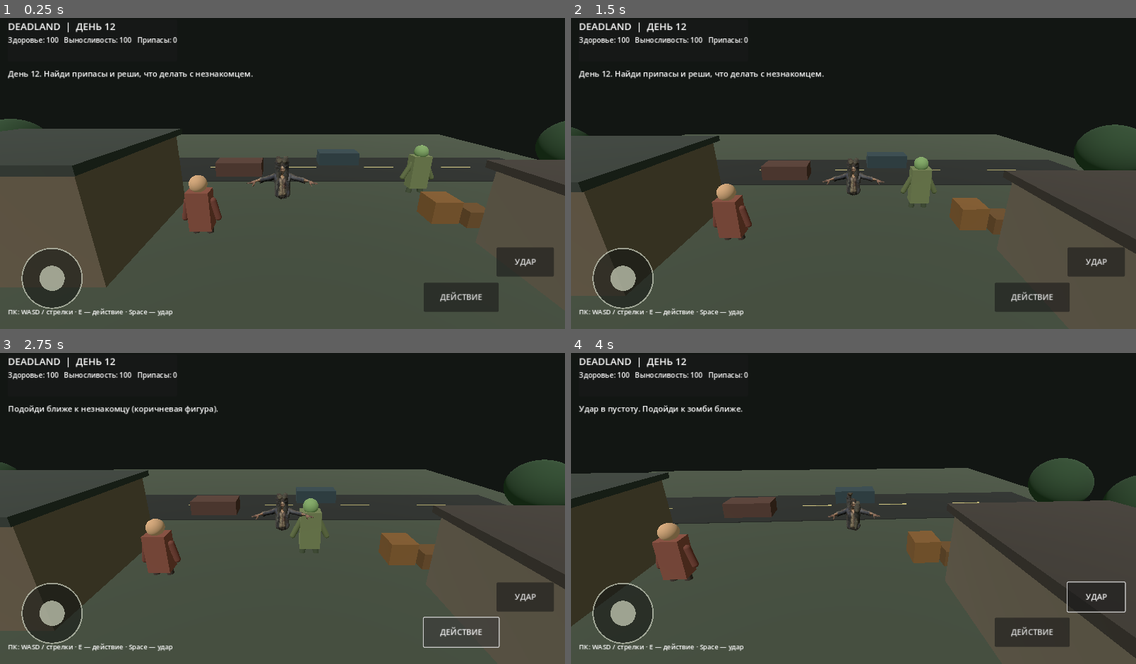
Above: before the commit, frames 1-4 (two rows, left to right).
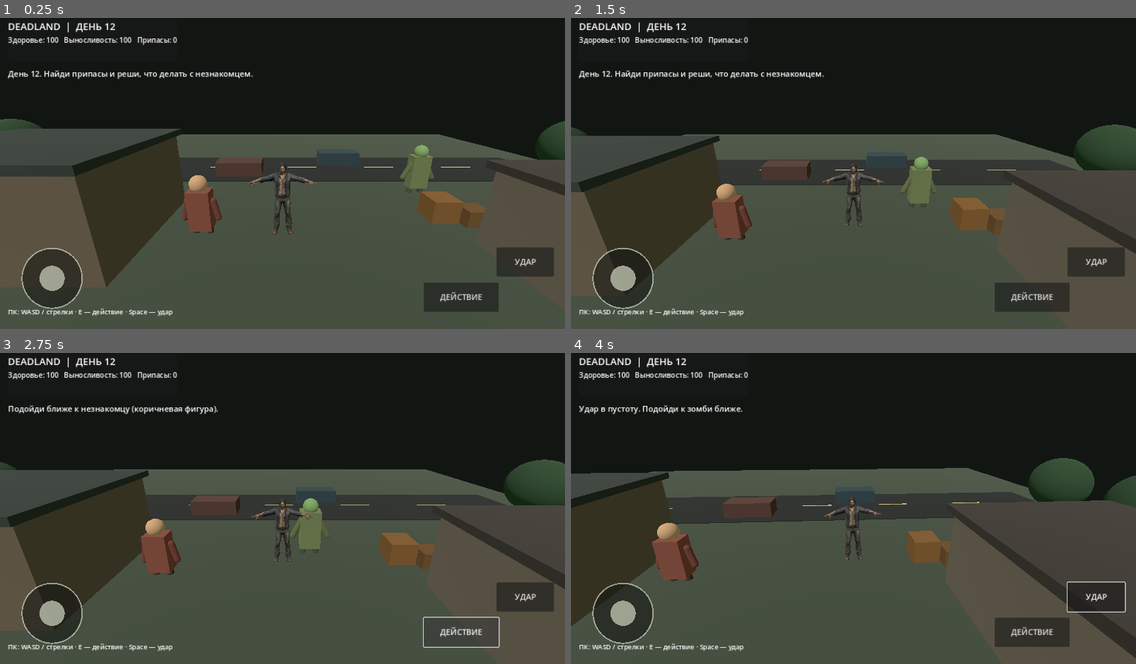
Above: after the commit, the same moments.

Repository: mapsmax32-ui/Deadland
Game: Godot game, scene res://Main.tscn
The game is run twice, just before and just after one commit, with the same random seed, the same clock (stepped at 60 frames per second) and the same inputs.
Inputs (mouse positions are in pixels of both pictures, inside the frame that each line leads up to):
- Up to frame 1 (0.25 s): no input
- Up to frame 2 (1.5 s): tap Enter at 0.5 s; drag from (621, 279) to (910, 101) at 0.52 s; drag from (740, 185) to (825, 232) at 1.27 s
- Up to frame 3 (2.75 s): click "ДЕЙСТВИЕ" at 2 s
- Up to frame 4 (4 s): click "УДАР" at 2.75 s; tap Space (attack) at 3.5, 3.6 s; move the mouse to (910, 436) at 3.52 s; hold D (move_right) from 3.53 s (still down)

The runs differ from the first frame. In frame 1, 0.2% of the frame differs, in the area x 44-56%, y 44-70%; in frame 2, 0.1%; in frame 3, 0.2%; in frame 4, 0.3%, in the area x 44-55%, y 44-67%.

Commit message:
Keep survivor legs grounded during animation

Diff:
--- a/scripts/main.gd
+++ b/scripts/main.gd
@@ -15,6 +15,7 @@
 var zombie_speed := 1.5
 var game_over := false
 var player_skeleton: Skeleton3D
+var player_model: Node3D
 var animation_bones := {}
 var animation_phase := 0.0
 var walk_blend := 0.0
@@ -88,6 +89,7 @@
         var character_model := model_resource.instantiate() as Node3D
         if character_model != null:
             character_model.name = "SurvivorVisual"
+            player_model = character_model
             # Keep the model at its imported GLB scale; gameplay collision remains independent.
             character_model.position = Vector3(0, -0.8, 0)
             character_model.scale = Vector3.ONE
@@ -126,9 +128,7 @@
         return
     animation_bones = {
         "left_arm": -1,
-        "right_arm": -1,
-        "left_leg": -1,
-        "right_leg": -1
+        "right_arm": -1
     }
     for i in range(player_skeleton.get_bone_count()):
         var bone_name := player_skeleton.get_bone_name(i).to_lower()
@@ -136,23 +136,21 @@
             animation_bones["left_arm"] = i
         elif bone_name.contains("rightarm") and not bone_name.contains("forearm"):
             animation_bones["right_arm"] = i
-        elif bone_name.contains("leftupleg"):
-            animation_bones["left_leg"] = i
-        elif bone_name.contains("rightupleg"):
-            animation_bones["right_leg"] = i
 
 func _animate_survivor(delta: float) -> void:
-    if player_skeleton == null or not is_instance_valid(player):
+    if not is_instance_valid(player_model) or not is_instance_valid(player):
         return
     var horizontal_speed := Vector2(player.velocity.x, player.velocity.z).length()
     var target_walk_blend := 1.0 if horizontal_speed > 0.15 else 0.0
     walk_blend = move_toward(walk_blend, target_walk_blend, delta * 5.0)
     animation_phase += delta * (2.0 + walk_blend * 7.0)
     var stride := sin(animation_phase) * walk_blend
-    _pose_bone("left_arm", Vector3(0, 0, 1), 0.48 + stride * 0.38)
-    _pose_bone("right_arm", Vector3(0, 0, 1), -0.48 - stride * 0.38)
-    _pose_bone("left_leg", Vector3(1, 0, 0), stride * 0.48)
-    _pose_bone("right_leg", Vector3(1, 0, 0), -stride * 0.48)
+    # Animate the whole model gently so the imported skeleton stays intact.
+    player_model.position.y = -0.8 + abs(stride) * 0.045 + sin(animation_phase * 0.5) * 0.008
+    player_model.rotation.z = stride * 0.025
+    if player_skeleton != null:
+        _pose_bone("left_arm", Vector3(0, 0, 1), 0.48 + stride * 0.22)
+        _pose_bone("right_arm", Vector3(0, 0, 1), -0.48 - stride * 0.22)
 
 func _pose_bone(bone_key: String, axis: Vector3, angle: float) -> void:
     var bone_index: int = animation_bones.get(bone_key, -1)
